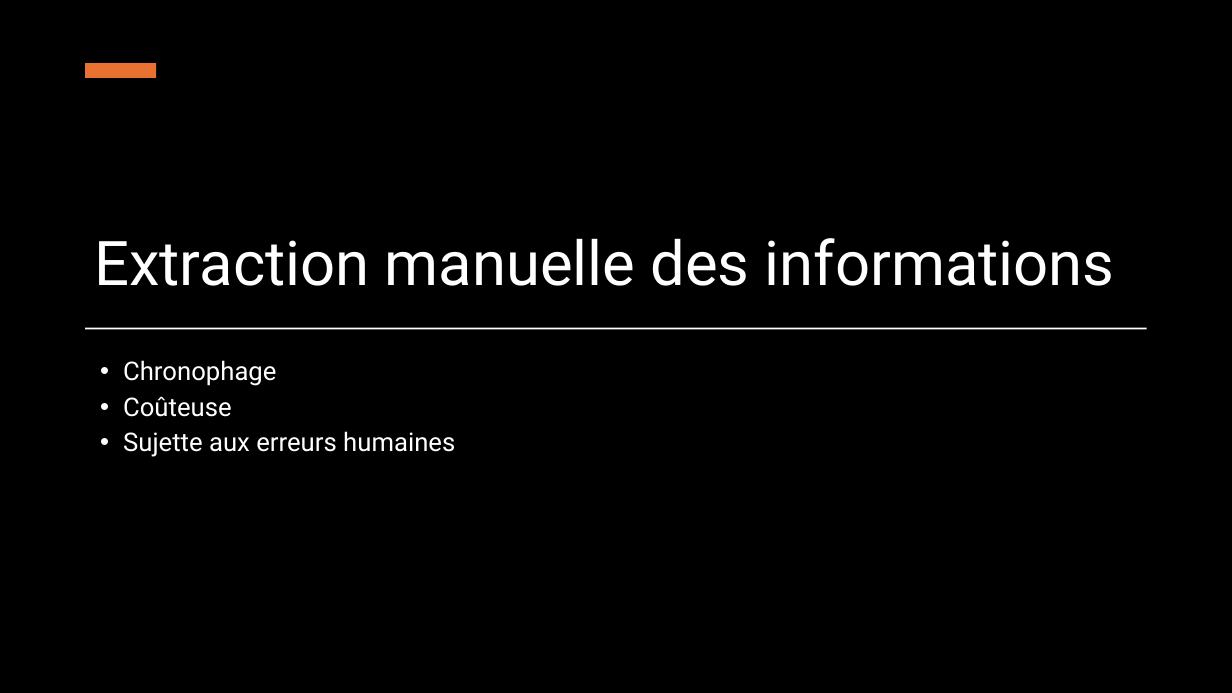
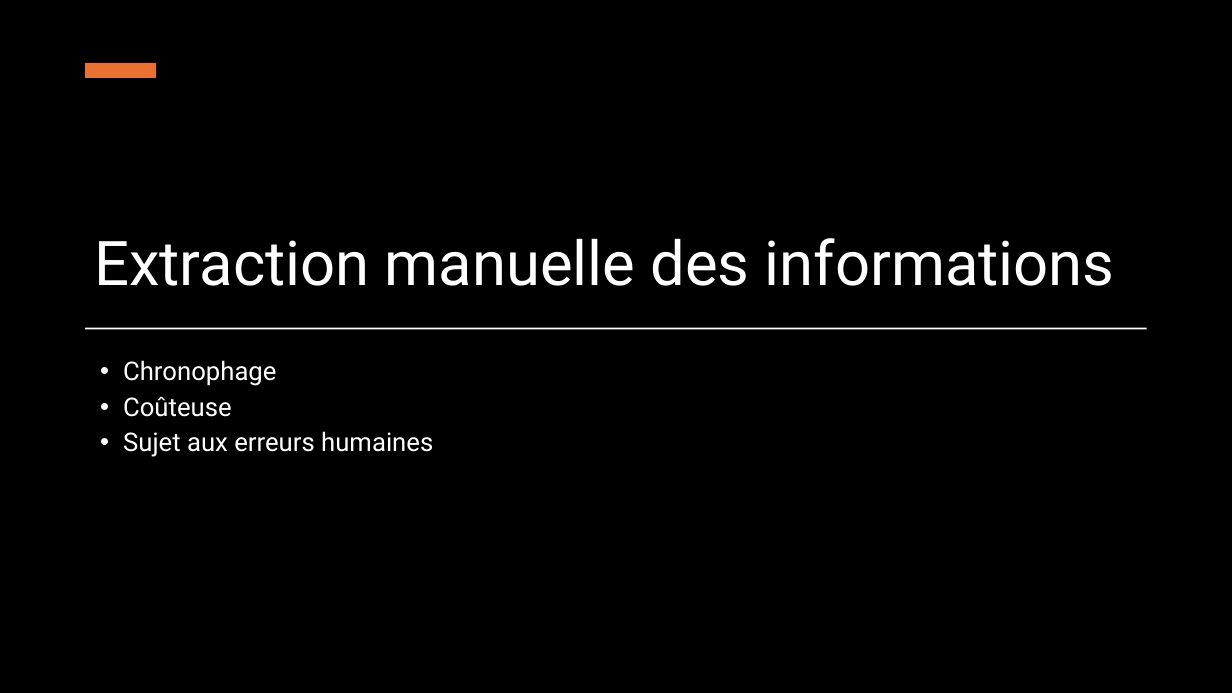
Before and after one commit to IzowRM/Stage-Cetic, a slide deck: slide 4 of Doc Slide/Enhanced Automated Construction Quantity Takeoff.pptx. Drawn at 1232x693 pixels with LibreOffice and Linux fonts; fonts in the diff are those of the drawing; background and template pictures are left out; a plain dark background stands for a picture behind light text. Boxes give left, top, right and bottom in pixels: in the first picture for what was removed or moved away, otherwise in the second. Text is boxed around its words. In the diff, an @@ line names an element or a change of style, - is before the commit and + after.

```diff
--- a/Doc Slide/Enhanced Automated Construction Quantity Takeoff.pptx
+++ b/Doc Slide/Enhanced Automated Construction Quantity Takeoff.pptx
@@ text at [123,431,433,457]: text changed @@
-• Sujette aux erreurs humaines
+• Sujet aux erreurs humaines
```
Also in this commit, not shown: 5 other slides changed, 1 slide added, 2 slides removed, 3 other files.
